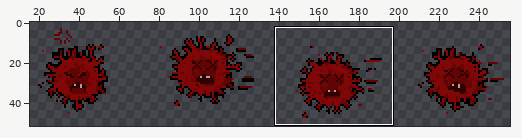
Pixel-art file -- Python_Module_8/Assets/SpriteSheets/Virus Game/Enemies/Virus_Red/virus1_red_ATTACK.aseprite. The first picture is a wide view before the edit; the outline marks the close-up.
Close-up. Before:
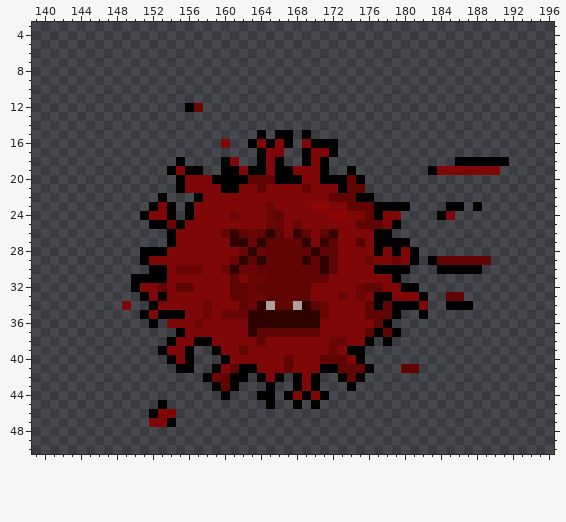
256x64 pixels, 1 frame. Colours within 5 levels of each other are drawn and written as one. Shown: x 139..196, y 3..50. The wide view leaves out empty margins. The commit also changed other parts of the picture, which this record leaves out.
The same view after the edit:
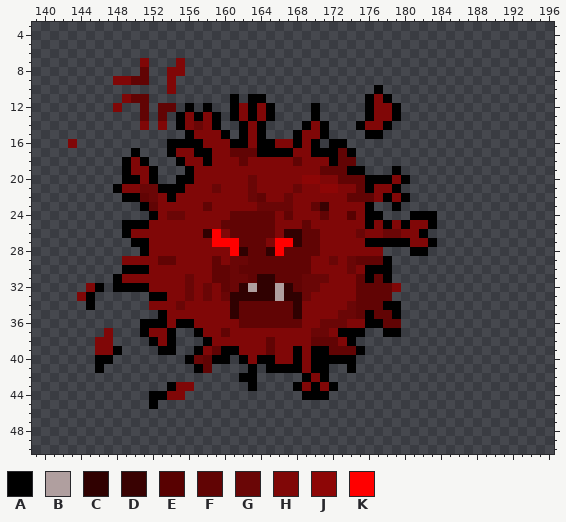
Palette (. is transparent): A #000000  B #b09f9f  C #300101  D #390202  E #580101  F #610404  G #6a0606  H #800707  J #8d0606  K #ff0000
Diff:
Changed rows in their new state; - is an unchanged pixel.
Layer "Flattened":
first column x 143:
 7 --------H---H------------------------------------
 8 --------F--HH------------------------------------
 9 -----HHFF--H-------------------------------------
10 -----------H----------------------A--------------
11 ------HFF---------A-AA-----------AHA-------------
12 -----H--F-FF--.A--AHAHA----A-----AHHA------------
13 --------F-F-AHAHA-AHAHA----A-----AHHA------------
14 --------H-H-AHGHA--AHA----AHA---AHHA-------------
15 -------------AHHHA-AH--..AHHA----AA--------------
16 H----------AAAAHH-AAHA--HA--.-A------------------
17 -------A---AHHAAHHFFF-AAAHHAA-FA-----------------
18 ------AHA----HHAHH-FHH-HHFH-HAFF-----------......
19 ------AHHA-..-HHHHH-HH-HH---FFF-A---A---........-
20 ------AAHA---A--HHHHGHHHHHJJHHF-FAAAHA-----------
21 -----AHHGGAA----GHH-GH---GH-JJHH-AHHA------------
22 ------AAFGHAHHH-----GF--G----HH-FFHAHA-----------
23 --------AF-HHH-F-----G-GG--FD--HHA..-.----..-.---
24 --------.A-GGH----FFFFFHF---FHHE-A-..-AAA..------
25 ------AAAHHHH----FFFFFFH-HF-----HAHAHAHHA--------
26 ------AHHHHH---CKHF-F-FHCC-FHH--G-HGGHHA---------
27 -------AAHHH----KKKFFFHKKCFFHH--HA----HHA--------
28 ---------HH-------KCFFCK---FHH----H...-A---------
29 ------HHH-FF----F--G-F----FHHG-GFFFA...-.......--
30 ------AAAHH-HHH-FFGFF------HHH-G-A--..---.....---
31 -----AHHHHH--G--FFGGFCC---GGG---FAFA.------------
32 --HA-AA-A-H-HG-G-FGCBCCBC-GG----F--F-..----------
33 -HA-----.A---G-G-GCCCCCBCCG---H-FFFF....--..-----
34 --A---.--H--G--H--C-FFF--CHHH--GF-FA-...--...----
35 --------..-HH--H-HCFFFFFF-HHH-GGFA-----.---------
36 --------A-A-AAH----FFFFFFFHHGGG--AAFF------------
37 ----H---AHHA..A--F--HHHHHHHGG-AAA..A-------------
38 ---HH----AH-...------HF----FFFHA..-.-------------
39 ---HHA-----A..AHFAAH--F--A-AAFFF-----------------
40 ---AA------..-GFA-.A-AA-HA-AAAAA.----------------
41 ---A--------..AF....-.AAAA-A-..A..---..----------
42 ---------------....-A...-.AHA-...----------------
43 -----------AHH--...-A-.-----HA-.-----------------
44 ---------AAHH----.---..-..-A---------------------
45 ---------A.-----------.--.-.---------------------
46 ---------...-------------------------------------
47 ---------...-------------------------------------
Changed places in both close-ups, as pixel boxes (x1, y1, x2, y2):
changed: (77, 58, 509, 427)
added: (68, 139, 77, 148)
